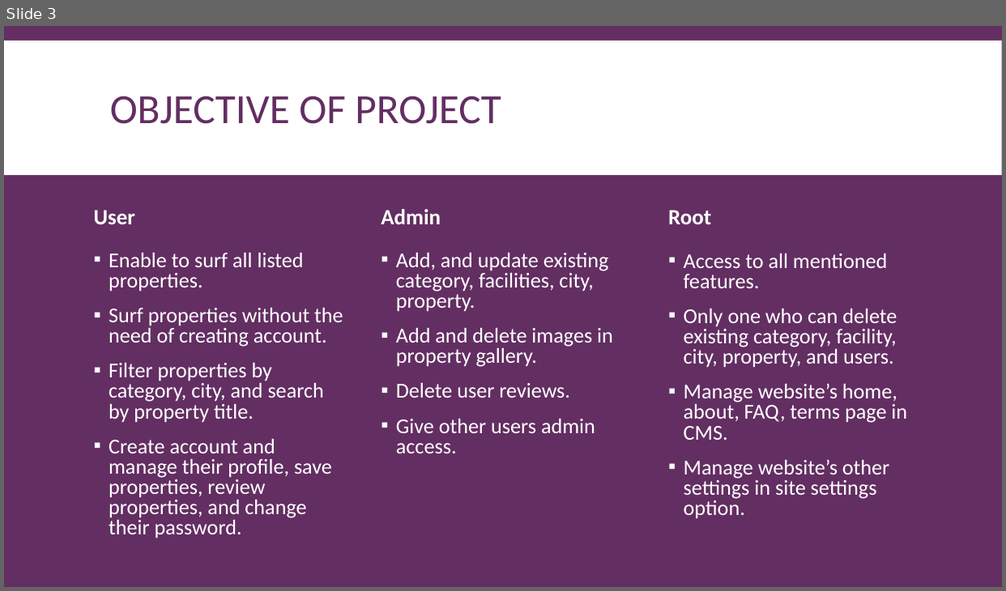
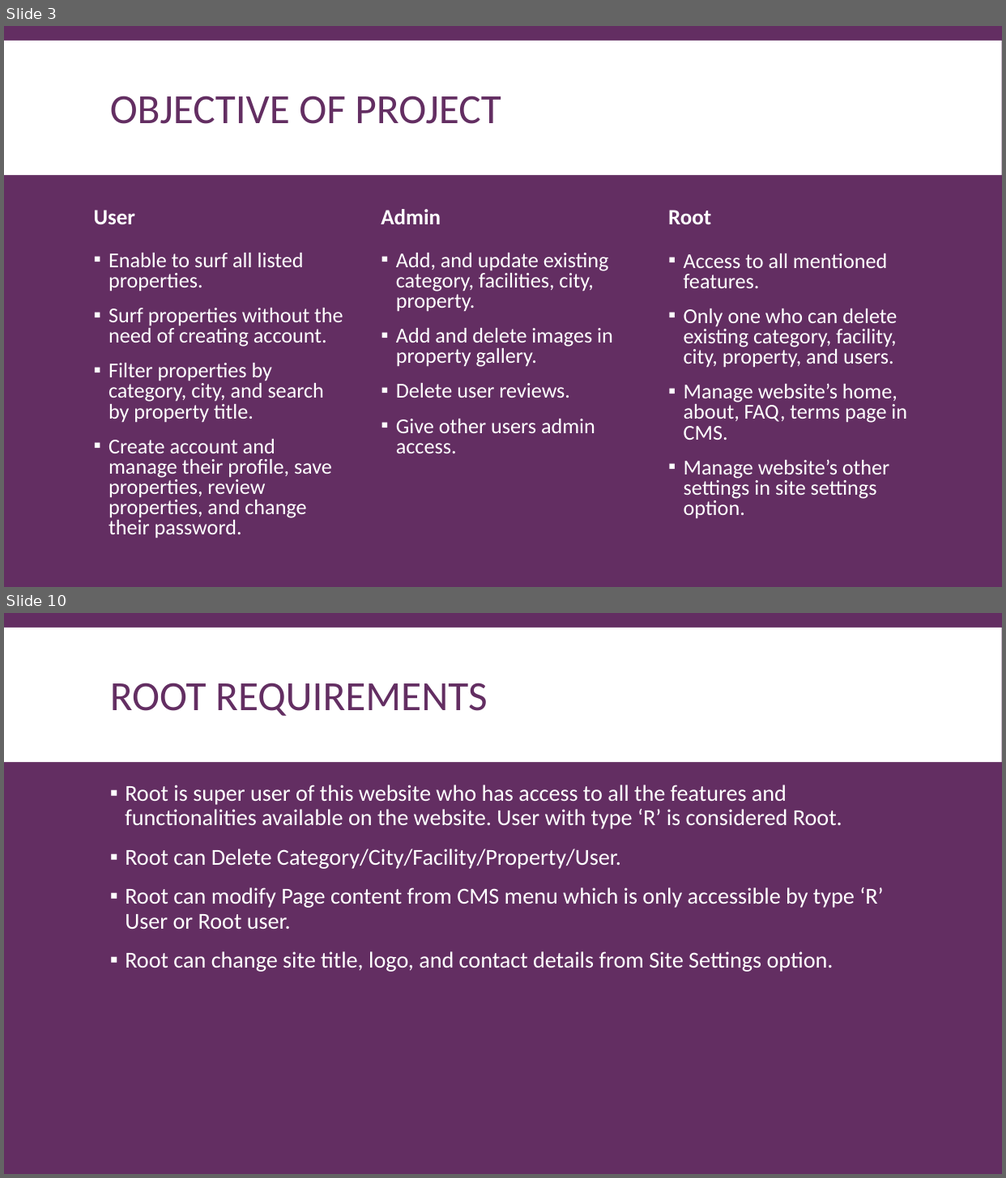
Before and after one commit to yudai-sasaki-94/laravel_real_estate_site, a slide deck: Documentation/DocumentationPresentation.pptx. Shown one above the other, each under a label of ours: slide 3 before the commit, slides 3 and 10 after it; the slides between them are not shown. The pictures are 1006x591 and 1006x1178 pixels, drawn with LibreOffice and Linux fonts; fonts in the diff are those of the drawing. Boxes give left, top, right and bottom in pixels: in the first picture for what was removed or moved away, otherwise in the second. Text is boxed around its words. In the diff, an @@ line names an element or a change of style, - is before the commit and + after.

```diff
--- a/Documentation/DocumentationPresentation.pptx
+++ b/Documentation/DocumentationPresentation.pptx
@@ slide 10 added at box(4, 613, 1002, 1174), background #632E62; not listed: 1 template element that a slide beside it also shows @@
@@ title added at box(110, 683, 487, 716), 40 pt, text #632E62 @@
+ROOT REQUIREMENTS
@@ text added at box(125, 785, 883, 972), 22 pt, text #FFFFFF @@
+▪ Root is super user of this website who has access to all the features and functionalities available on the website. User with type ‘R’ is considered Root.
+▪ Root can Delete Category/City/Facility/Property/User.
+▪ Root can modify Page content from CMS menu which is only accessible by type ‘R’ User or Root user.
+▪ Root can change site title, logo, and contact details from Site Settings option.
```
Also in this commit, not shown: 1 slide changed, 6 other slides added, 2 other files.
